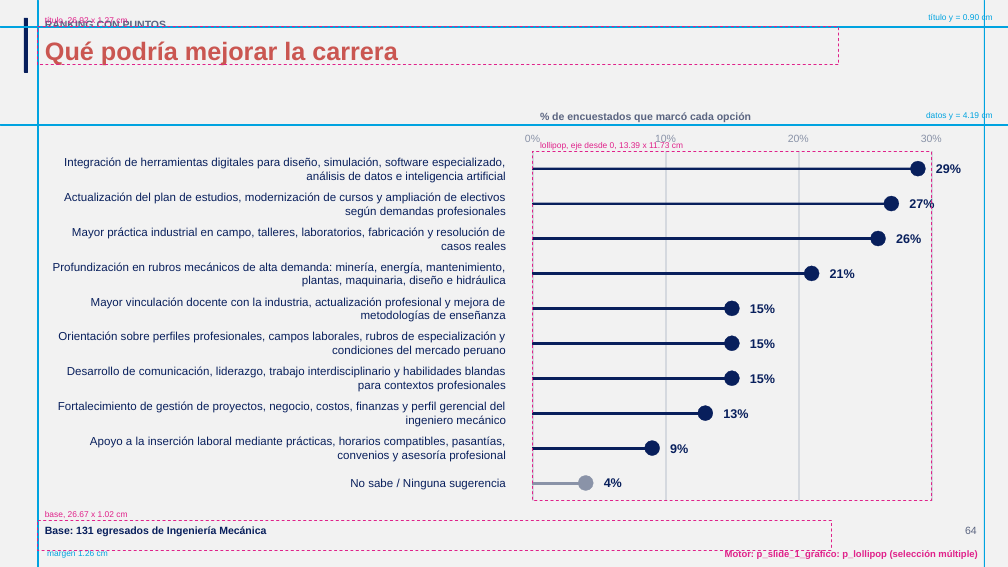
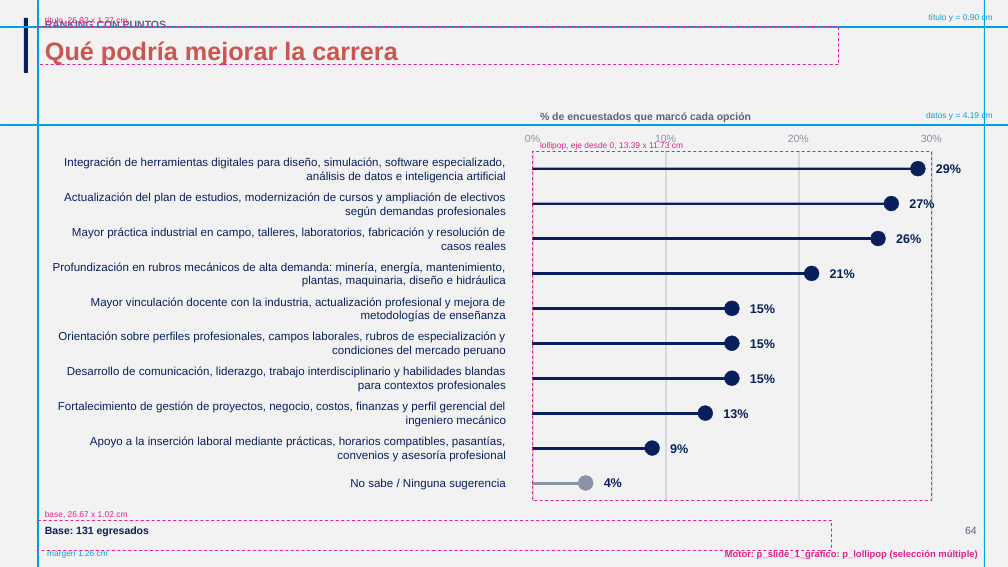
Before and after one commit to GonzaloAlmendariz/prosecnur-app, a slide deck: slide 64 of docs/qa/motor-ppt-2026-10-06/4-recetario/recetario-moderna-guias.pptx. Drawn at 1008x567 pixels with LibreOffice and Linux fonts; fonts in the diff are those of the drawing; background and template pictures are left out. Boxes give left, top, right and bottom in pixels: in the first picture for what was removed or moved away, otherwise in the second. Text is boxed around its words. In the diff, an @@ line names an element or a change of style, - is before the commit and + after.

```diff
--- a/docs/qa/motor-ppt-2026-10-06/4-recetario/recetario-moderna-guias.pptx
+++ b/docs/qa/motor-ppt-2026-10-06/4-recetario/recetario-moderna-guias.pptx
@@ text at (45, 526, 149, 536): text changed @@
-Base: 131 egresados de Ingeniería Mecánica
+Base: 131 egresados
```
Also in this commit, not shown: 2 other slides changed, 7 other files.
